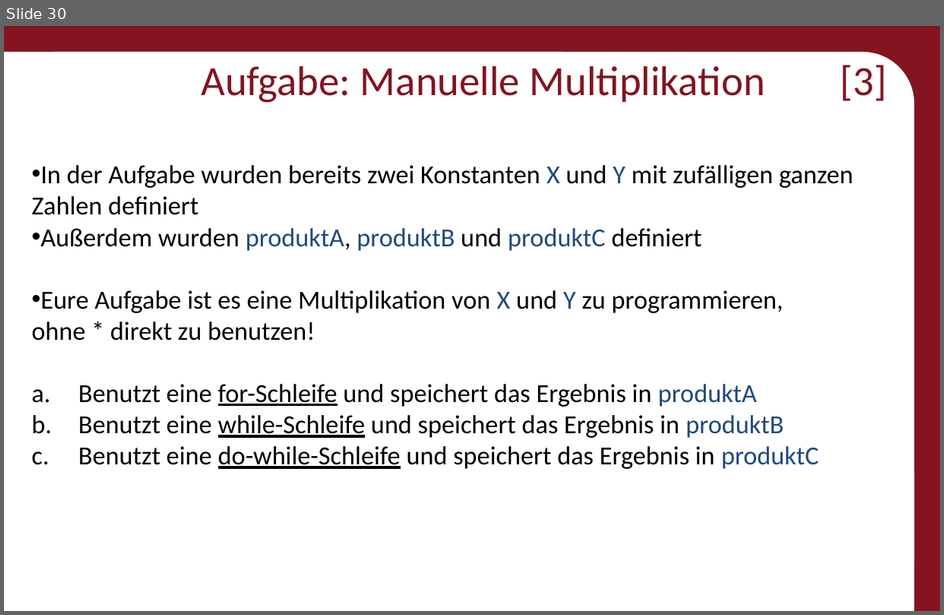
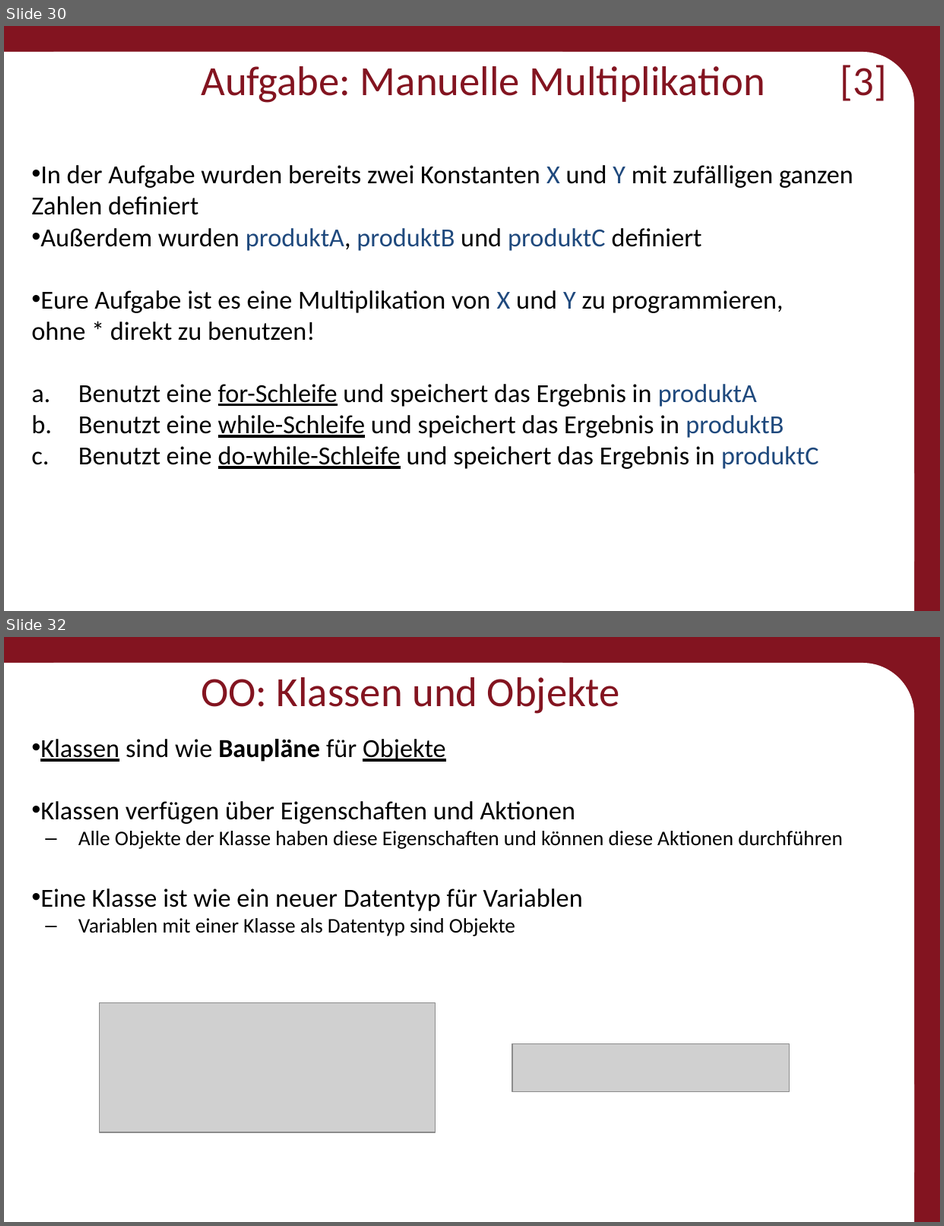
Before and after one commit to Roboscope/java-with-nao, a slide deck: Präsentationen/Anfänger - Java mit NAO.pptx. Shown one above the other, each under a label of ours: slide 30 before the commit, slides 30 and 32 after it; the slides between them are not shown. The pictures are 944x615 and 944x1226 pixels, drawn with LibreOffice and Linux fonts; fonts in the diff are those of the drawing; grey boxes stand for pictures; background and template pictures are left out. Boxes give left, top, right and bottom in pixels: in the first picture for what was removed or moved away, otherwise in the second. Text is boxed around its words. In the diff, an @@ line names an element or a change of style, - is before the commit and + after.

```diff
--- a/Präsentationen/Anfänger - Java mit NAO.pptx
+++ b/Präsentationen/Anfänger - Java mit NAO.pptx
@@ slide 32 added at (4,637,940,1222), background #831420; not listed: 3 template elements that a slide beside it also shows @@
@@ title added at (201,677,620,714), 32 pt, text #831420 @@
+OO: Klassen und Objekte
@@ text added at (40,739,843,936), 16 pt, text #000000 @@
+• Klassen sind wie Baupläne für Objekte
+• Klassen verfügen über Eigenschaften und Aktionen
+  – Alle Objekte der Klasse haben diese Eigenschaften und können diese Aktionen durchführen
+• Eine Klasse ist wie ein neuer Datentyp für Variablen
+  – Variablen mit einer Klasse als Datentyp sind Objekte
@@ picture added at (100,1003,435,1133) @@
@@ picture added at (512,1044,790,1092) @@
```
Also in this commit, not shown: 20 other slides added, 25 other files.
